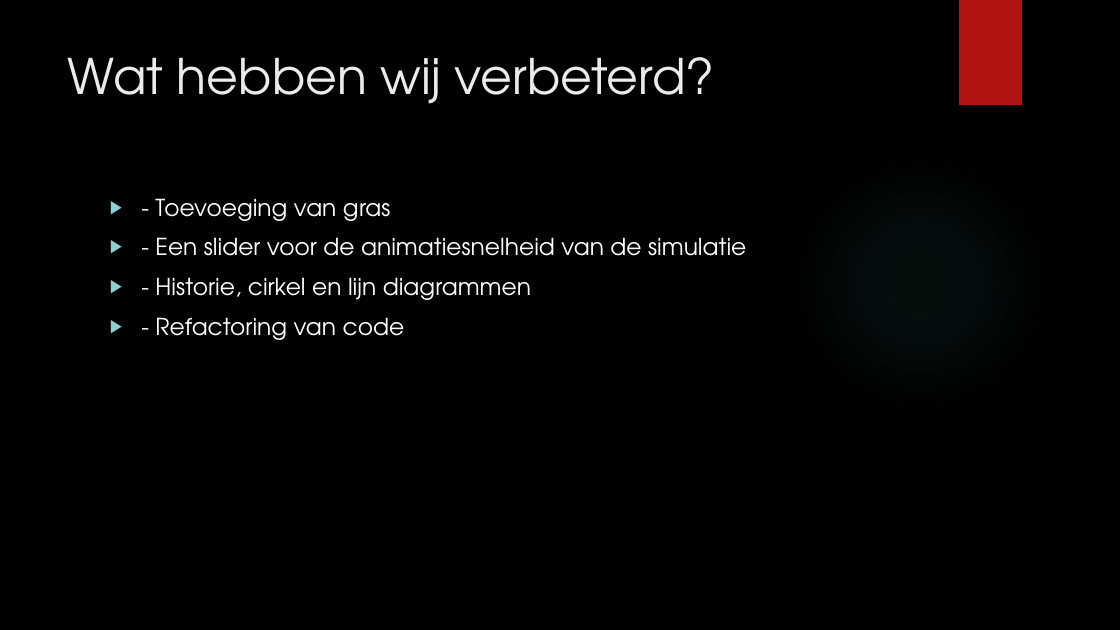
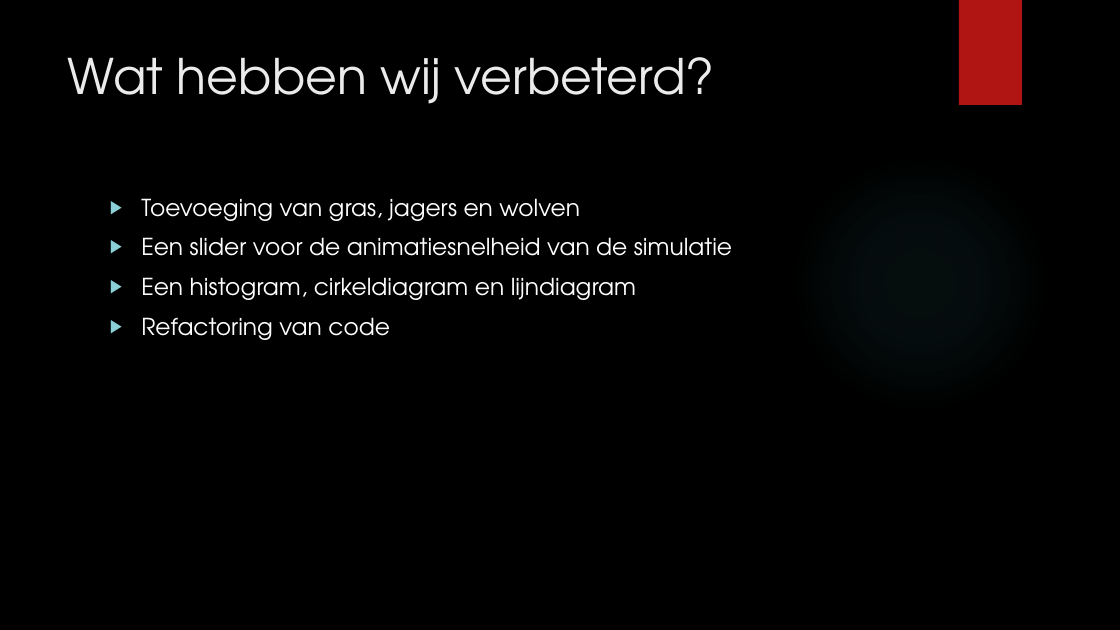
Before and after one commit to tvveen/Vossen-Konijnen, a slide deck: slide 6 of Documentatie/Simulatie Vossen en Konijnen.pptx (slide 7 before the commit). Drawn at 1120x630 pixels with LibreOffice and Linux fonts; fonts in the diff are those of the drawing; background and template pictures are left out. Boxes give left, top, right and bottom in pixels: in the first picture for what was removed or moved away, otherwise in the second. Text is boxed around its words. In the diff, an @@ line names an element or a change of style, - is before the commit and + after.

```diff
--- a/Documentatie/Simulatie Vossen en Konijnen.pptx
+++ b/Documentatie/Simulatie Vossen en Konijnen.pptx
@@ text at (x1=141, y1=198, x2=732, y2=340): text changed @@
-▶ - Toevoeging van gras
-▶ - Een slider voor de animatiesnelheid van de simulatie
-▶ - Historie, cirkel en lijn diagrammen
-▶ - Refactoring van code
+▶ Toevoeging van gras, jagers en wolven
+▶ Een slider voor de animatiesnelheid van de simulatie
+▶ Een histogram, cirkeldiagram en lijndiagram
+▶ Refactoring van code
```
Also in this commit, not shown: 5 other slides changed, 1 slide added, 2 slides removed.
